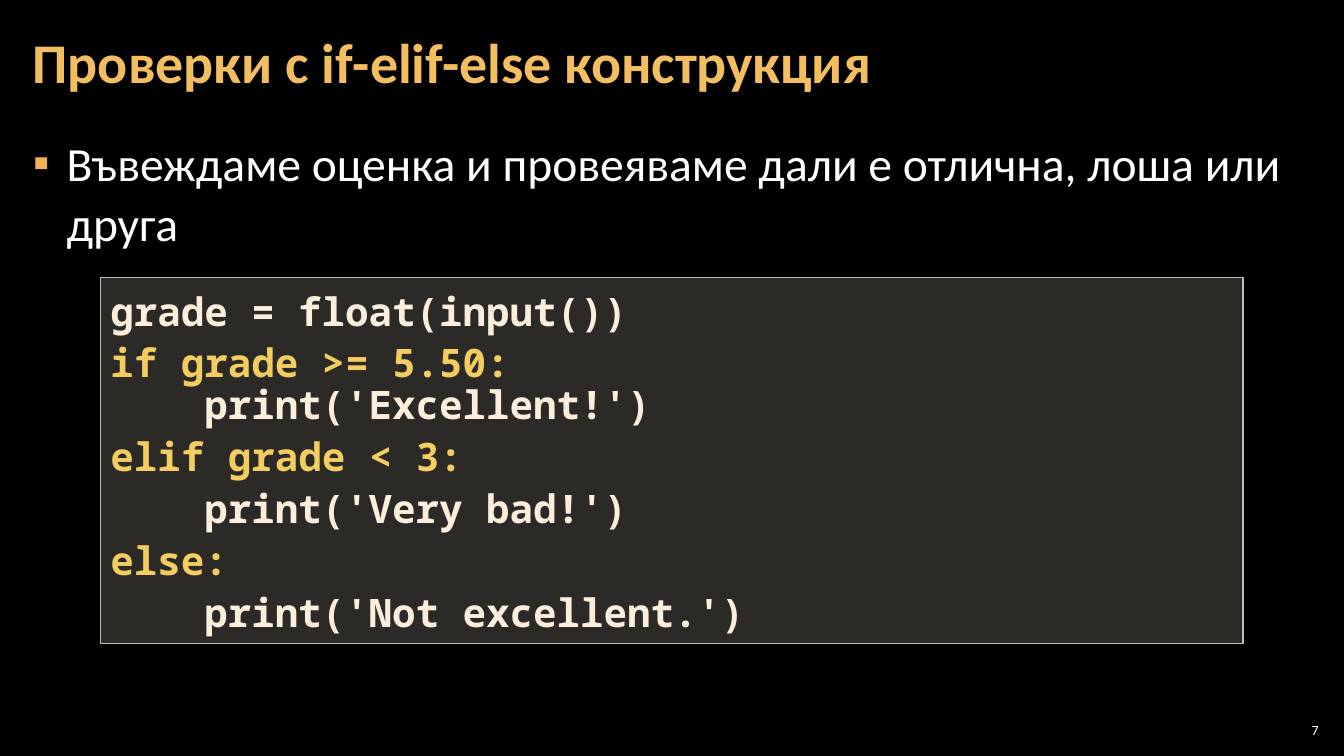
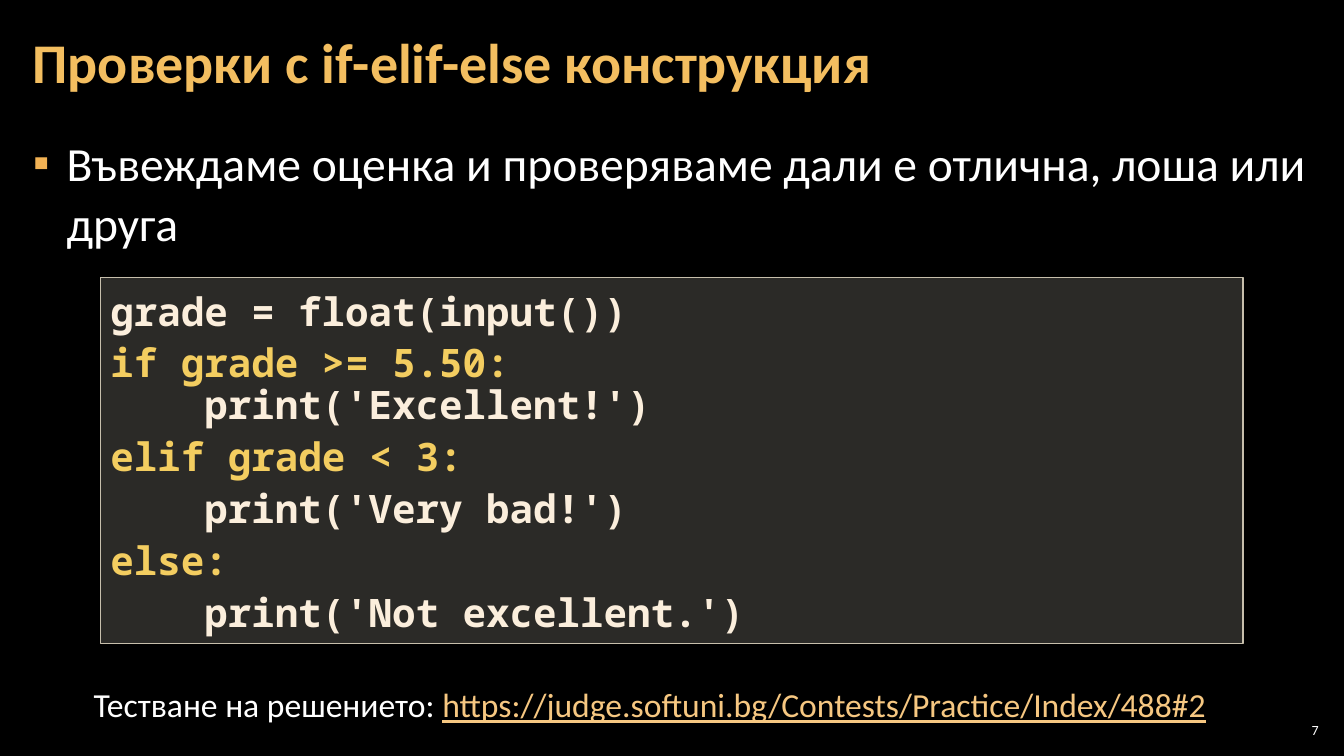
Before and after one commit to Software-University/Python-Basics, a slide deck: slide 7 of 3. Simple-Conditions/3. Simple-Conditions.pptx. Drawn at 1344x756 pixels with LibreOffice and Linux fonts; fonts in the diff are those of the drawing; background and template pictures are left out. Boxes give left, top, right and bottom in pixels: in the first picture for what was removed or moved away, otherwise in the second. Text is boxed around its words. In the diff, an @@ line names an element or a change of style, - is before the commit and + after.

```diff
--- a/3. Simple-Conditions/3. Simple-Conditions.pptx
+++ b/3. Simple-Conditions/3. Simple-Conditions.pptx
@@ text at (x1=67, y1=150, x2=1306, y2=249): text changed @@
-▪ Въвеждаме оценка и провеяваме дали е отлична, лоша или друга
+▪ Въвеждаме оценка и проверяваме дали е отлична, лоша или друга
@@ text added at (x1=94, y1=693, x2=1205, y2=723), 24 pt, text #F6C781, underline @@
+Тестване на решението: https://judge.softuni.bg/Contests/Practice/Index/488#2
```
Also in this commit, not shown: 8 other slides changed, 10 other files.
